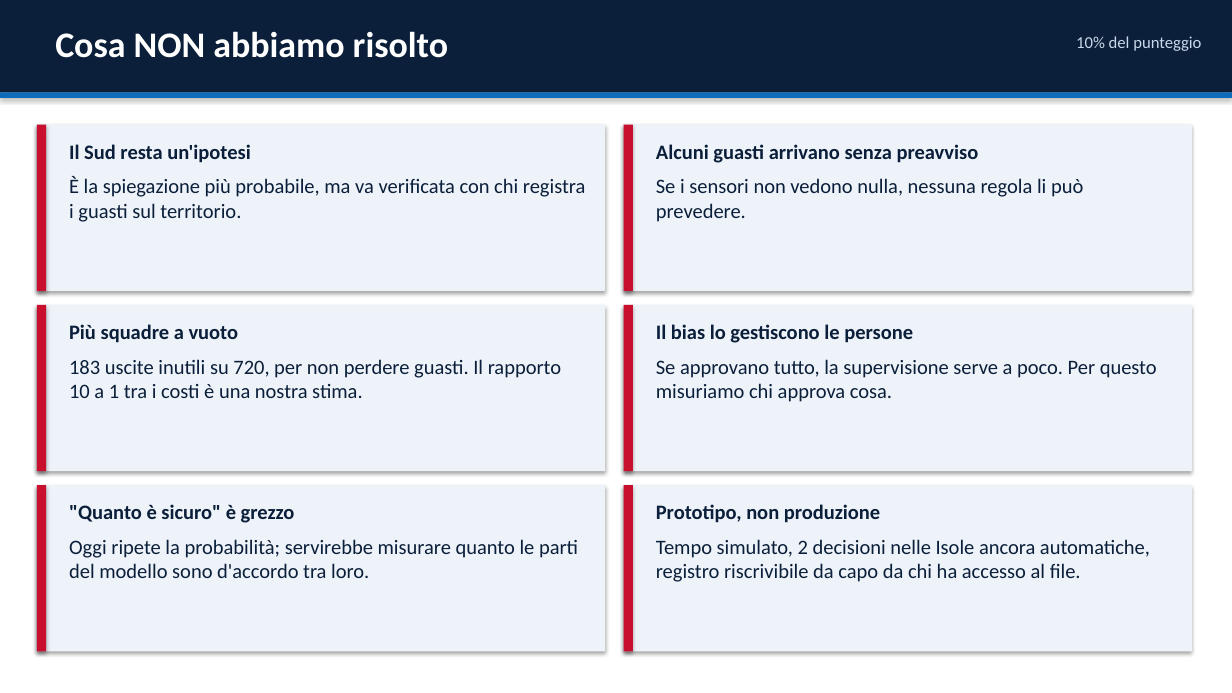
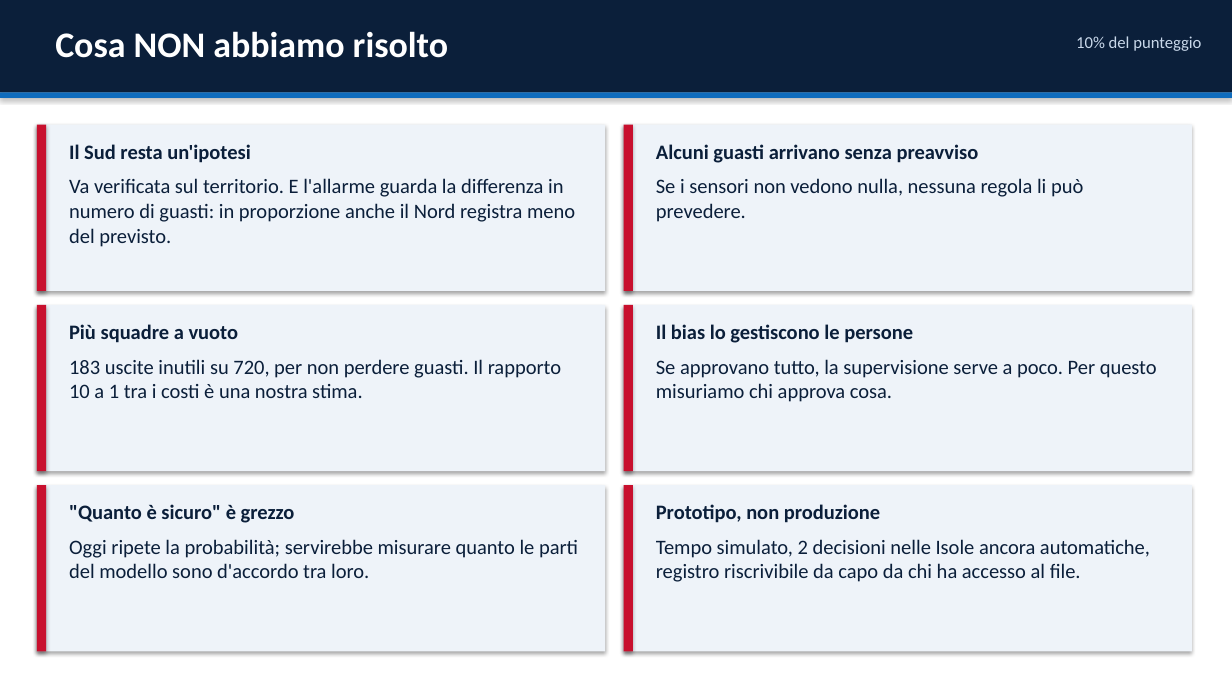
Before and after one commit to GuidoMerliniEnel/ai-act-hackaton, a slide deck: slide 18 of consegna/EnerGuard_Presentazione.pptx. Drawn at 1232x693 pixels with LibreOffice and Linux fonts; fonts in the diff are those of the drawing. Boxes give left, top, right and bottom in pixels: in the first picture for what was removed or moved away, otherwise in the second. Text is boxed around its words. In the diff, an @@ line names an element or a change of style, - is before the commit and + after.

Commit message:
docs(consegna): fix calibration chart and Nord wording in slides

```diff
--- a/consegna/EnerGuard_Presentazione.pptx
+++ b/consegna/EnerGuard_Presentazione.pptx
@@ text at bbox=[69, 178, 575, 247]: text changed @@
-È la spiegazione più probabile, ma va verificata con chi registra i guasti sul territorio.
+Va verificata sul territorio. E l'allarme guarda la differenza in numero di guasti: in proporzione anche il Nord registra meno del previsto.
```
Also in this commit, not shown: 2 other slides changed, 2 other files.
